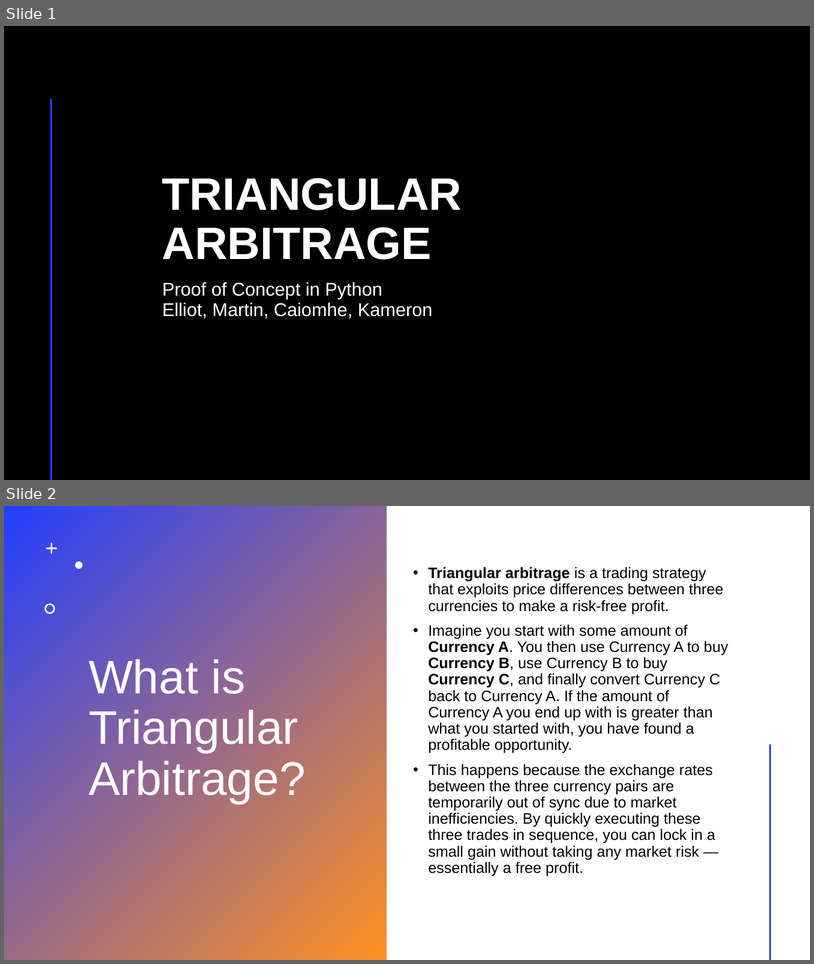
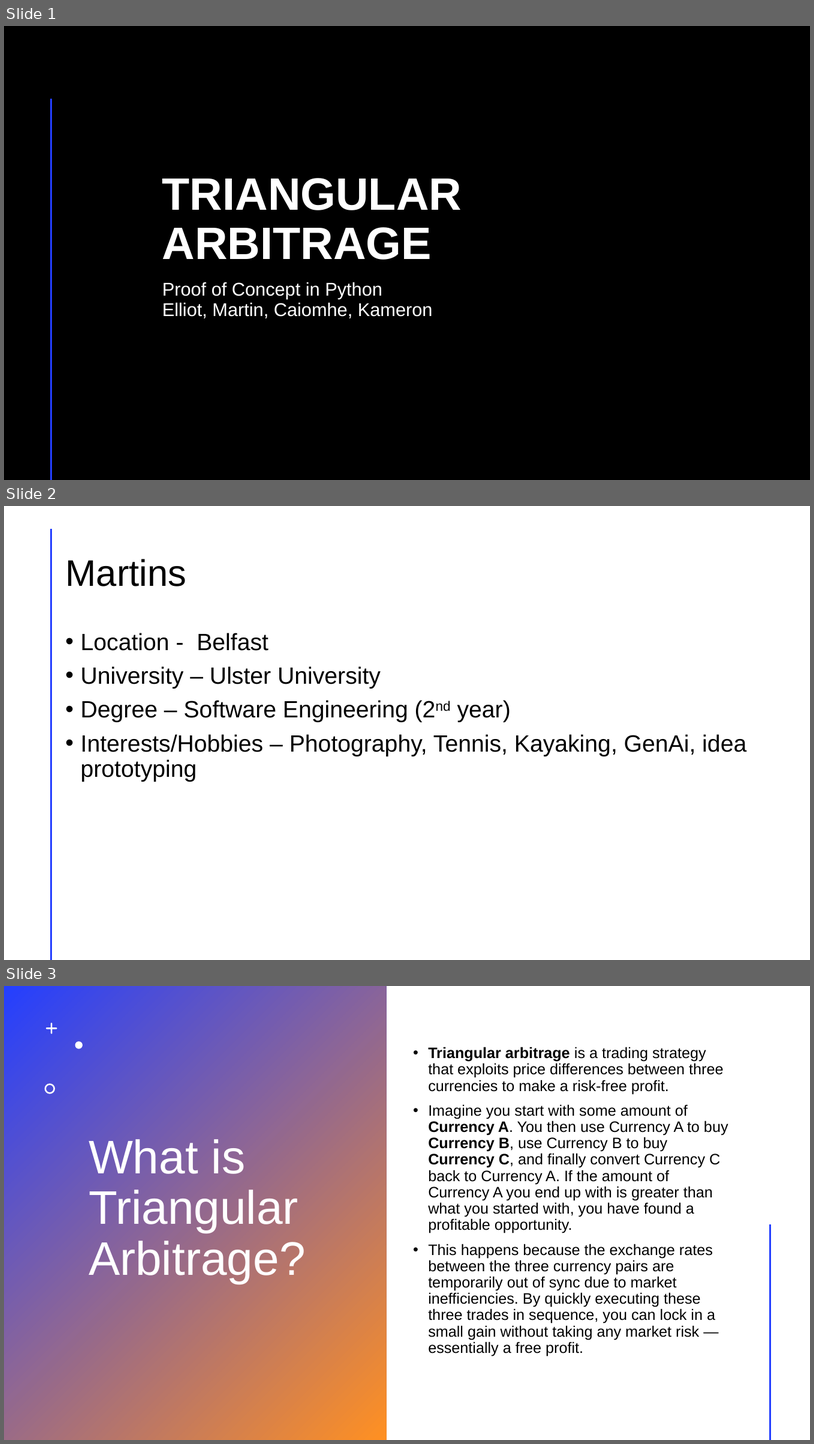
Before and after one commit to kameronmclean81/git-your-groove-on, a slide deck: Triangular Arbitrage.pptx. Shown one above the other, each under a label of ours: slides 1 and 2 before the commit, slides 1, 2 and 3 after it. The pictures are 814x964 and 814x1444 pixels, drawn with LibreOffice and Linux fonts; fonts in the diff are those of the drawing; background and template pictures are left out. Boxes give left, top, right and bottom in pixels: in the first picture for what was removed or moved away, otherwise in the second. Text is boxed around its words. In the diff, an @@ line names an element or a change of style, - is before the commit and + after.

Commit message:
mj about me

```diff
--- a/Triangular Arbitrage.pptx
+++ b/Triangular Arbitrage.pptx
@@ slide 2 added at bbox=[4, 506, 810, 960], background #FFFFFF; not listed: 1 template element that a slide beside it also shows @@
@@ title added at bbox=[65, 559, 186, 586], 44 pt, text #000000 @@
+Martins
@@ text added at bbox=[81, 633, 747, 781], 28 pt, text #000000 @@
+• Location - Belfast
+• University – Ulster University
+• Degree – Software Engineering (2nd year)
+• Interests/Hobbies – Photography, Tennis, Kayaking, GenAi, idea prototyping
@@ what was slide 2 is now slide 3 @@
```
